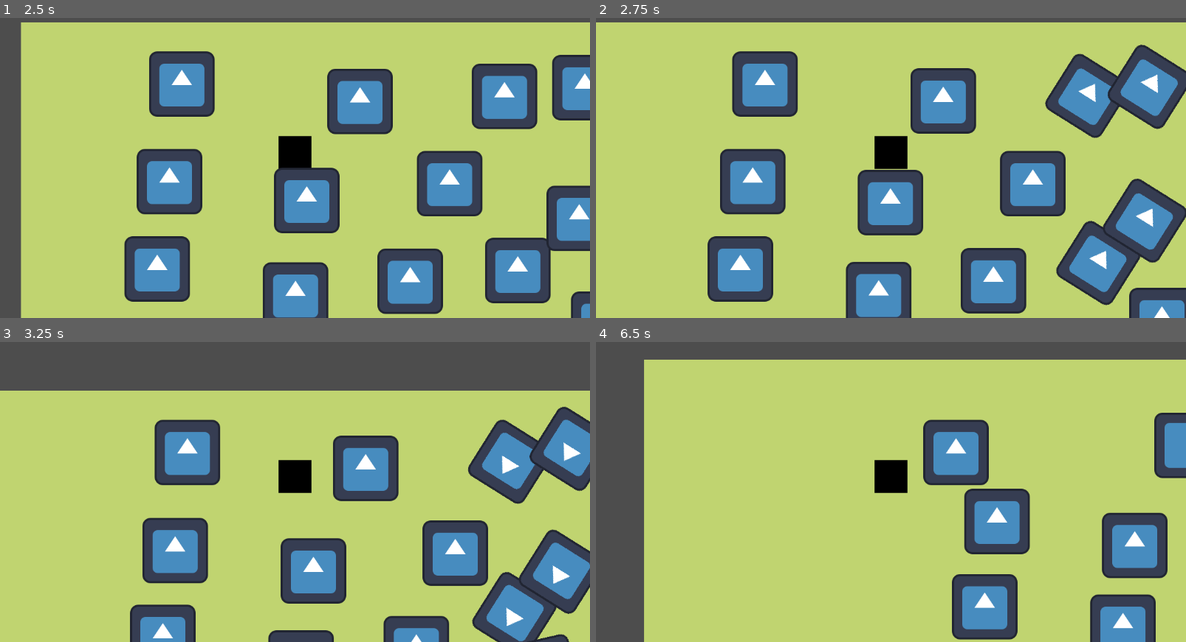
Above: before the commit, frames 1-4 (two rows, left to right).
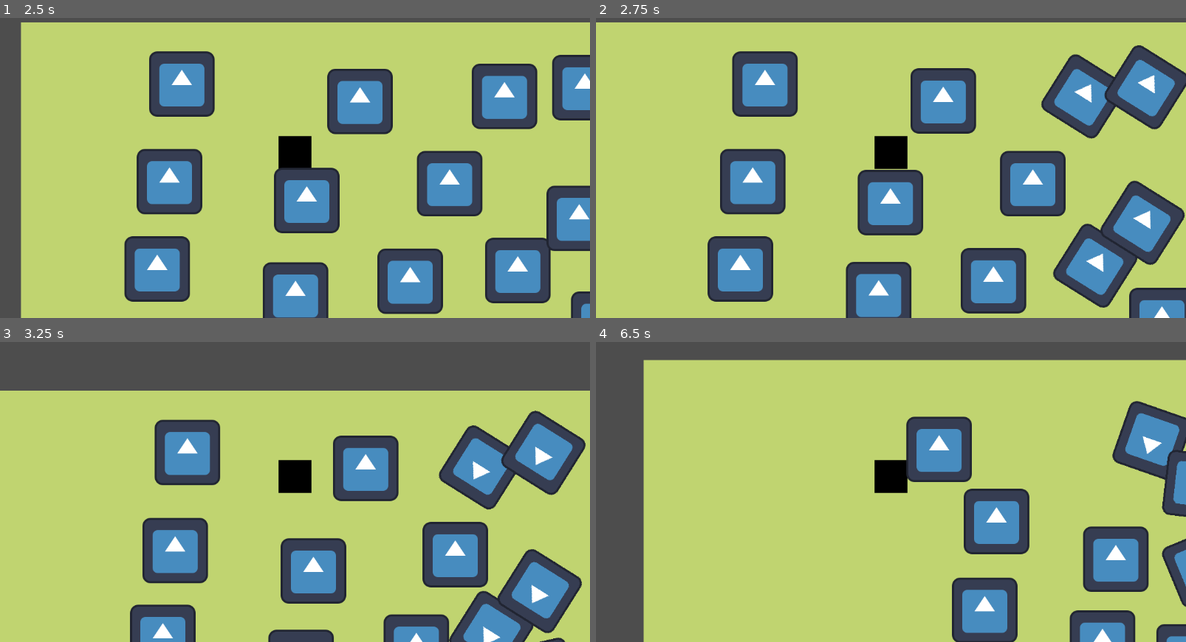
Above: after the commit, the same moments.

Repository: matulai/videojuego-rival-tactics
Game: Godot game, scene res://scenes/main.tscn
The game is run twice, just before and just after one commit, with the same random seed, the same clock (stepped at 60 frames per second) and the same inputs. The engine's default icon, where the game draws it, is replaced by a stand-in: a white triangle on a blue panel in a dark square.
Inputs:
- Up to frame 1 (2.5 s): tap Enter at 0.5 s; hold Right (ui_right) 0.53-1.28 s; tap X (Attack) at 0.6, 1.35, 2.1 s; hold Down (ui_down) 1.28-2.03 s; hold Right (ui_right) from 2.03 s (still down)
- Up to frame 2 (2.75 s): keep holding Right (ui_right)
- Up to frame 3 (3.25 s): release Right (ui_right) at 2.78 s; hold Up (ui_up) from 2.78 s (still down); tap X (Attack) at 2.85 s
- Up to frame 4 (6.5 s): release Up (ui_up) at 3.53 s; hold Left (ui_left) 3.53-5.03 s; tap X (Attack) every 0.75 s from 3.6 to 5.85 s; hold Down (ui_down) 5.03-5.78 s; hold Right (ui_right) from 5.78 s (still down)

Frame 1 is identical in both runs. In frame 2, 3.2% of the frame differs, in the area x 75-100%, y 8-97%; in frame 3, 9.9%; in frame 4, 12%, in the area x 8-100%, y 5-100%.

Commit message:
Se resuelve bug en arquero

Diff:
--- a/boss_rival_tactics/characters/archer/Archer.gd
+++ b/boss_rival_tactics/characters/archer/Archer.gd
@@ -1,6 +1,7 @@
 extends TroopUnit
 
-@onready var arrow_spawn: Marker2D = $ArrowSpawn
+@onready var arrow_spawn: Marker2D = $Node2D/ArrowSpawn
+@onready var arrow_spawn_node: Node2D = $Node2D
 
 @export var projectile_scene: PackedScene
 
@@ -16,7 +17,7 @@
 		700.0,
 		damage,
 		angle_to_target,
-		collision_mask
+		isTeamOne
 	)
 
 	get_tree().current_scene.add_child(projectile_instance)
--- a/boss_rival_tactics/characters/archer/Archer.tscn
+++ b/boss_rival_tactics/characters/archer/Archer.tscn
@@ -1,19 +1,19 @@
-[gd_scene load_steps=8 format=3 uid="uid://bs2lywj3j76gw"]
+[gd_scene load_steps=9 format=3 uid="uid://bs2lywj3j76gw"]
 
 [ext_resource type="PackedScene" uid="uid://cxqchi54ki4jq" path="res://characters/TroopUnit.tscn" id="1_kokge"]
 [ext_resource type="Texture2D" uid="uid://ddonrslxbn1s3" path="res://assets/sprites/player.png" id="2_0fsfe"]
 [ext_resource type="Script" path="res://characters/archer/Archer.gd" id="2_roswg"]
 [ext_resource type="Script" path="res://characters/archer/states/AttackState.gd" id="2_sug25"]
 [ext_resource type="Script" path="res://characters/archer/states/ChaseState.gd" id="3_2fcnj"]
+[ext_resource type="PackedScene" uid="uid://chkoi4g0d2gkg" path="res://weapons/arrow/Arrow.tscn" id="3_keocn"]
 [ext_resource type="Script" path="res://characters/archer/states/IdleState.gd" id="4_phqpc"]
 
 [sub_resource type="CircleShape2D" id="CircleShape2D_7ml0b"]
-radius = 31.4006
+radius = 16.0312
 
 [node name="Archer" instance=ExtResource("1_kokge")]
-collision_mask = 1
 script = ExtResource("2_roswg")
-projectile_scene = null
+projectile_scene = ExtResource("3_keocn")
 speed = 150
 
 [node name="AbstractStateMachine" parent="." index="0"]
@@ -26,7 +26,7 @@
 state_id = "attack"
 
 [node name="AttackCoolDown" type="Timer" parent="AbstractStateMachine/Attack" index="0"]
-wait_time = 3.0
+wait_time = 2.5
 one_shot = true
 
 [node name="Chase" type="Node" parent="AbstractStateMachine" index="1"]
@@ -38,6 +38,7 @@
 state_id = "idle"
 
 [node name="Sprite2D" parent="." index="1"]
+scale = Vector2(0.5, 0.5)
 texture = ExtResource("2_0fsfe")
 
 [node name="NavigationAgent2D" parent="." index="3"]
@@ -50,7 +51,9 @@
 [node name="CollisionShape2D" parent="." index="5"]
 shape = SubResource("CircleShape2D_7ml0b")
 
-[node name="ArrowSpawn" type="Marker2D" parent="." index="6"]
-position = Vector2(43, 0)
+[node name="Node2D" type="Node2D" parent="." index="6"]
+
+[node name="ArrowSpawn" type="Marker2D" parent="Node2D" index="0"]
+position = Vector2(20, 0)
 
 [connection signal="timeout" from="AbstractStateMachine/Attack/AttackCoolDown" to="AbstractStateMachine/Attack" method="_on_attack_cool_down_timeout"]
--- a/boss_rival_tactics/characters/soldier/Soldier.tscn
+++ b/boss_rival_tactics/characters/soldier/Soldier.tscn
@@ -33,7 +33,6 @@
 radius = 61.0
 
 [node name="Soldier" instance=ExtResource("1_5r2b2")]
-collision_mask = 1
 speed = 100
 
 [node name="AbstractStateMachine" parent="." index="0"]
